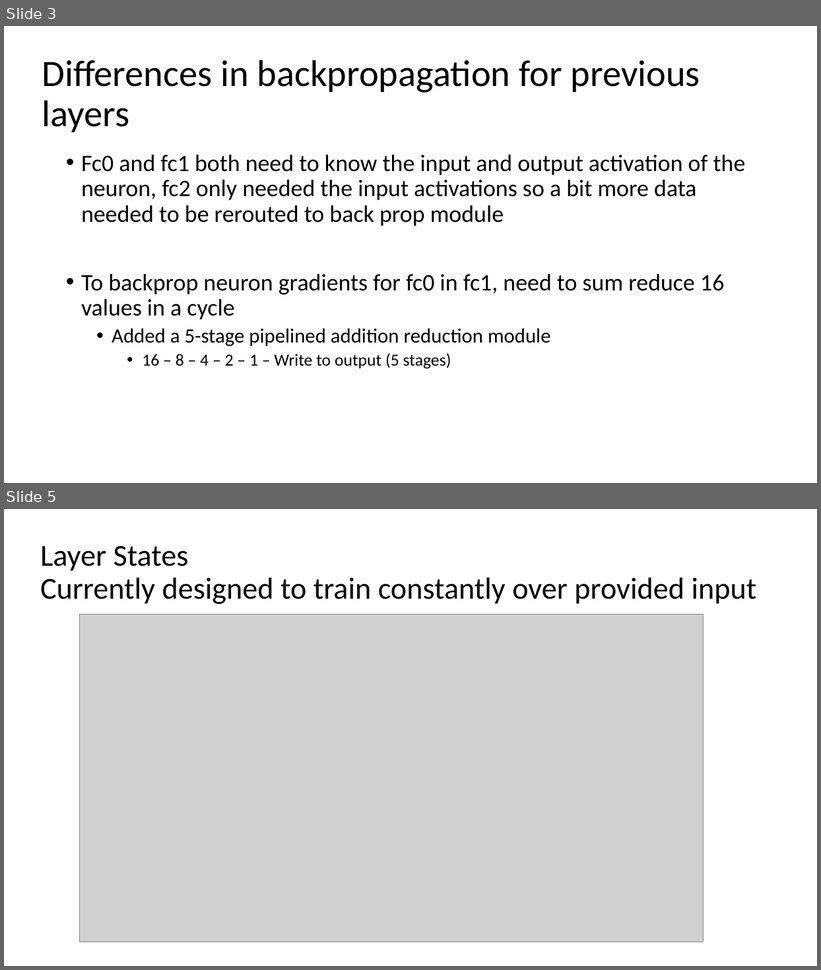
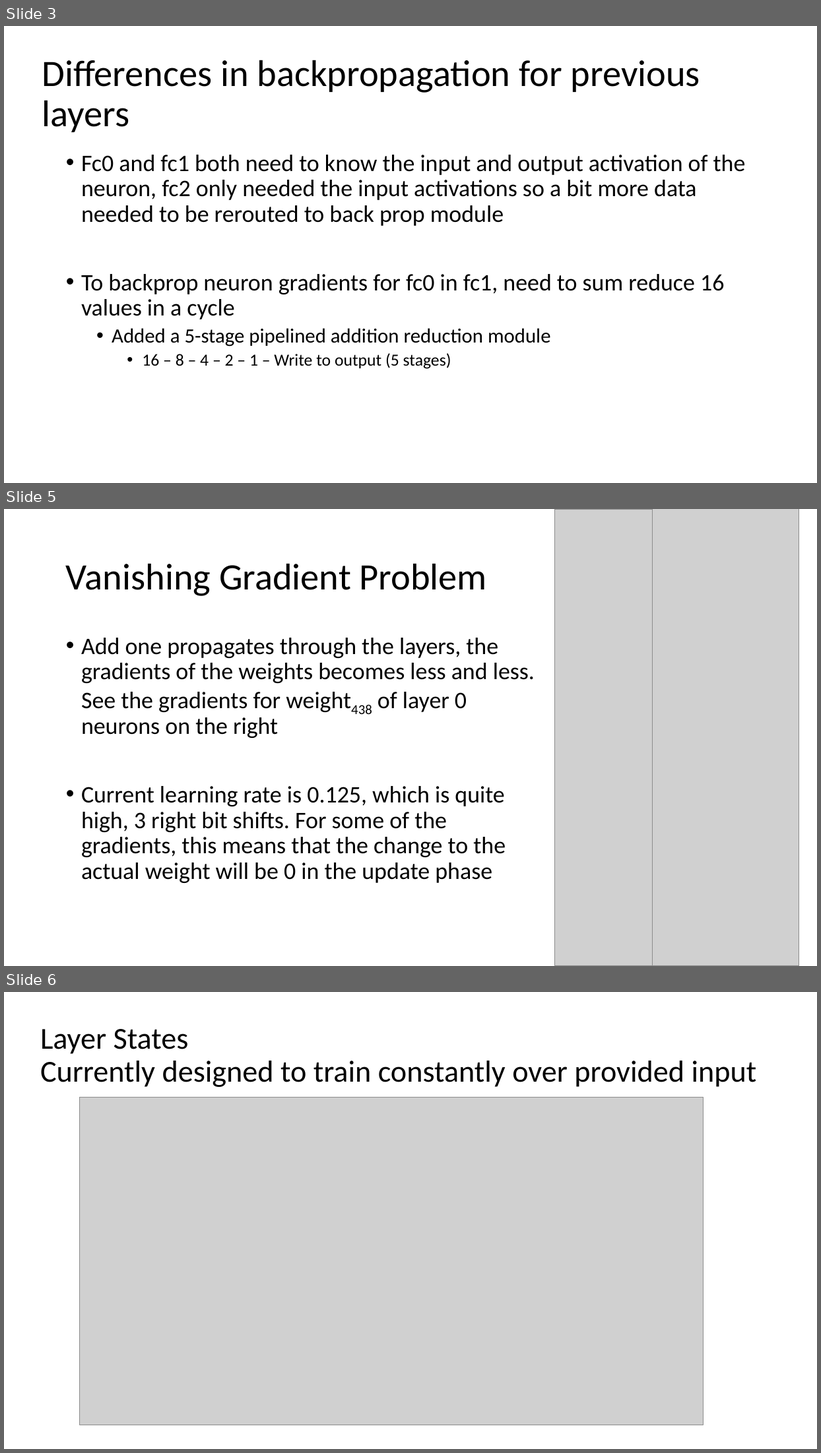
Before and after one commit to erikgroving/NeuralNetworkHardwareAccelerator, a slide deck: WeeklyPresentations/update11_06_03.pptx. Shown one above the other, each under a label of ours: slides 3 and 5 before the commit, slides 3, 5 and 6 after it; the slides between them are not shown. The pictures are 821x970 and 821x1453 pixels, drawn with LibreOffice and Linux fonts; fonts in the diff are those of the drawing; grey boxes stand for pictures. Boxes give left, top, right and bottom in pixels: in the first picture for what was removed or moved away, otherwise in the second. Text is boxed around its words. In the diff, an @@ line names an element or a change of style, - is before the commit and + after.

Commit message:
Updates throughout whole fpga are good to go

```diff
--- a/WeeklyPresentations/update11_06_03.pptx
+++ b/WeeklyPresentations/update11_06_03.pptx
@@ slide 5 added at (x1=4, y1=509, x2=817, y2=966), background #FFFFFF @@
@@ picture added at (x1=555, y1=509, x2=652, y2=966) @@
@@ picture added at (x1=653, y1=509, x2=799, y2=966) @@
@@ title added at (x1=66, y1=563, x2=487, y2=596), 44 pt, text #000000 @@
+Vanishing Gradient Problem
@@ text added at (x1=81, y1=638, x2=535, y2=883), 28 pt, text #000000 @@
+• Add one propagates through the layers, the gradients of the weights becomes less and less. See the gradients for weight438 of layer 0 neurons on the right
+• Current learning rate is 0.125, which is quite high, 3 right bit shifts. For some of the gradients, this means that the change to the actual weight will be 0 in the update phase
@@ what was slide 5 is now slide 6 @@
```
Also in this commit, not shown: 3 slides changed, 8 other files.
